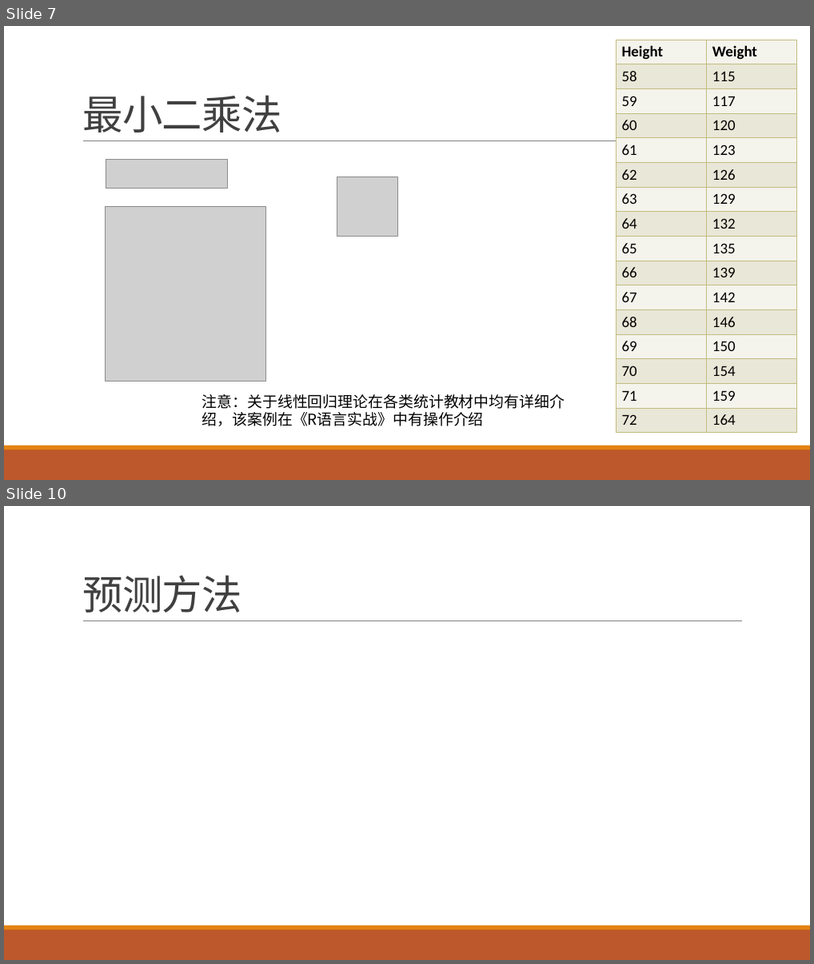
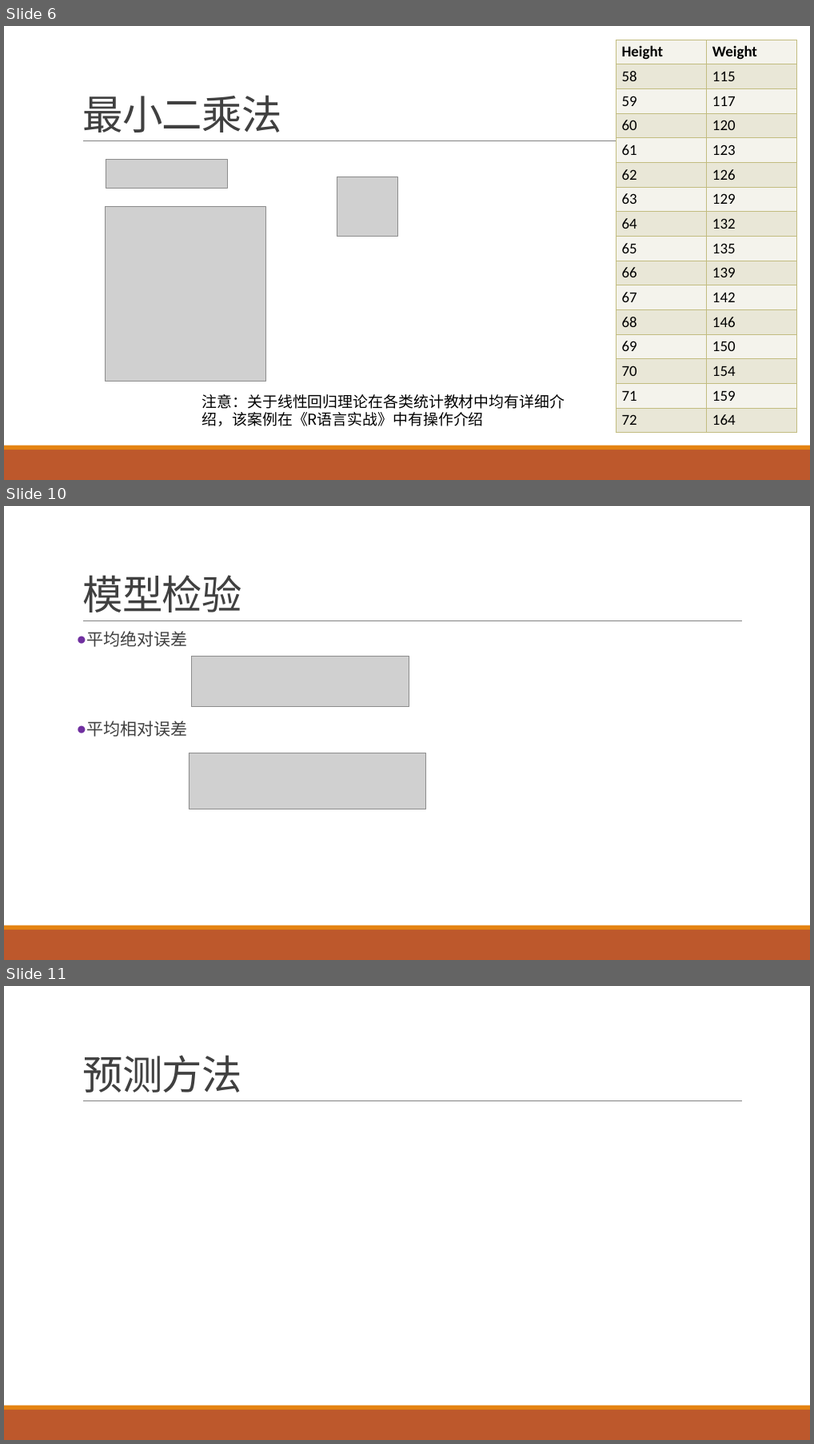
Before and after one commit to exoplanetX/DataAnalytics, a slide deck: 数据分析-7-预测.pptx. Shown one above the other, each under a label of ours: slides 7 and 10 before the commit, slides 6, 10 and 11 after it; the slides between them are not shown. The pictures are 814x964 and 814x1444 pixels, drawn with LibreOffice and Linux fonts; fonts in the diff are those of the drawing; grey boxes stand for pictures. Boxes give left, top, right and bottom in pixels: in the first picture for what was removed or moved away, otherwise in the second. Text is boxed around its words. In the diff, an @@ line names an element or a change of style, - is before the commit and + after.

```diff
--- a/数据分析-7-预测.pptx
+++ b/数据分析-7-预测.pptx
@@ slide 10 added at <box>4,506,810,960</box>, background #FFFFFF; not listed: 3 template elements that a slide beside it also shows @@
@@ title added at <box>82,575,242,612</box>, 48 pt, text #404040 @@
+模型检验
@@ text added at <box>86,631,187,736</box>, 20 pt, text #404040 @@
+● 平均绝对误差
+● 平均相对误差
@@ picture added at <box>191,656,410,706</box> @@
@@ picture added at <box>189,753,426,809</box> @@
@@ what was slide 7 is now slide 6 @@
@@ what was slide 10 is now slide 11 @@
```
Also in this commit, not shown: 3 slides changed, 2 other slides added, 1 slide removed, 1 other file.
